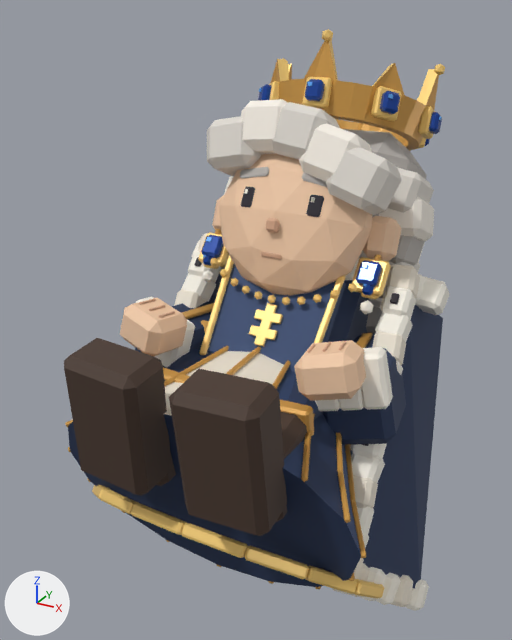
One commit to the Blender file src/game/models/castle/royals/queen.blend: the scene before it, then after it.
Camera for both pictures: a camera (50 mm lens) standing at (1.02, -1.78, 1.66) and looking at (-0.09, 0.24, 0.65). The lights are fixed; the arrows at lower left show +X, +Y and +Z. The older version comes first.

In view in the first picture: 'Indigo bodice front', 'Jeweled gold crown', 'Panelled bell gown', 'Royal animation rig - Dynasty fur tips', 'Royal animation rig - Dynasty gold edge', 'Royal animation rig - Dynasty midnight wool', 'Royal face', 'Royal head rig - Dynasty silver hair', 'Royal head rig - Dynasty white hair', 'Royal left leg rig - Dynasty dark leather', 'Royal right leg rig - Dynasty dark leather', 'right navy sleeve' and 36 more.
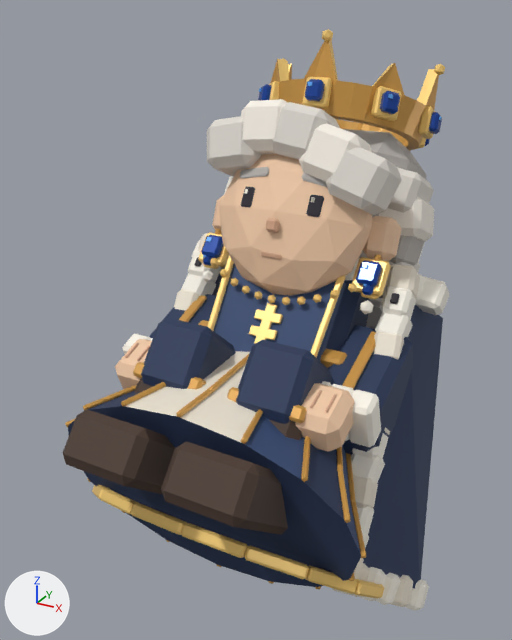
Not drawn themselves, but carrying or shaping drawn objects: ob_royal_left_leg_rig, ob_royal_right_leg_rig, ob_royal_left_arm_rig, ob_royal_right_arm_rig, ob_royal_left_knee, ob_royal_right_knee.

Where the change shows, as pixel boxes [x1, y1, x2, y2] in the pictures (512 x 640 px):
'Royal right leg rig - Dynasty dark leather', turned
    before: [169, 369, 307, 536]
    after: [161, 420, 302, 535]
'Royal left leg rig - Dynasty dark leather', turned
    before: [64, 338, 176, 496]
    after: [63, 378, 175, 494]
'right navy sleeve', turned
    before: [323, 334, 406, 445]
    after: [328, 325, 413, 455]
'Royal right hand', turned
    before: [294, 340, 366, 401]
    after: [296, 383, 355, 452]
'right trouser leg', turned
    before: [288, 378, 323, 419]
    after: [236, 340, 333, 424]
'left trouser leg', turned
    before: [167, 349, 211, 372]
    after: [141, 318, 236, 389]
'Royal left hand', turned
    before: [120, 298, 187, 356]
    after: [115, 339, 152, 390]
'Royal right arm rig - Dynasty fur tips', turned
    before: [315, 347, 393, 412]
    after: [321, 381, 381, 447]
'left navy sleeve', turned
    before: [135, 295, 216, 368]
    after: [149, 294, 216, 338]
'Royal left arm rig - Dynasty fur tips', turned (mostly hidden afterwards)
    before: [136, 296, 195, 368]
    after: [122, 334, 153, 354]
'right sleeve gold stripe', turned
    before: [356, 333, 373, 348]
    after: [342, 332, 376, 389]
'right boot gold cuff', turned
    before: [280, 400, 314, 436]
    after: [227, 387, 307, 424]
'left boot gold cuff', turned
    before: [163, 367, 190, 383]
    after: [133, 362, 206, 390]
'left sleeve gold stripe', turned
    before: [181, 303, 214, 319]
    after: [179, 295, 207, 322]
'Royal left hand - Dynasty skin', turned
    before: [139, 298, 175, 318]
    after: [125, 343, 150, 361]
'Royal right hand - Dynasty skin', turned
    before: [307, 341, 346, 353]
    after: [310, 390, 337, 412]

The change, as a list of edits to the scene's bpy script:
```text
Change ob_royal_left_leg_rig:
    ob_royal_left_leg_rig.rotation_euler: (-0.785, 0.0524, 0.0) -> (-1.571, 0.0, 0.0)  # degrees (-45, 3, 0) -> degrees (-90, 0, 0)
Change ob_royal_right_leg_rig:
    ob_royal_right_leg_rig.rotation_euler: (-0.785, -0.0524, 0.0) -> (-1.571, 0.0, 0.0)  # degrees (-45, -3, 0) -> degrees (-90, 0, 0)
Change ob_royal_left_arm_rig:
    ob_royal_left_arm_rig.rotation_euler: (-0.96, 0.297, 0.0) -> (-0.524, 0.0, 0.0)  # degrees (-55, 17, 0) -> degrees (-30, 0, 0)
Change ob_royal_right_arm_rig:
    ob_royal_right_arm_rig.rotation_euler: (-0.96, -0.297, 0.0) -> (-0.524, 0.0, 0.0)  # degrees (-55, -17, 0) -> degrees (-30, 0, 0)
Change ob_royal_left_knee:
    ob_royal_left_knee.rotation_euler: (0.0, 0.0, 0.0) -> (1.571, 0.0, 0.0)  # degrees (0, 0, 0) -> degrees (90, 0, 0)
Change ob_royal_right_knee:
    ob_royal_right_knee.rotation_euler: (0.0, 0.0, 0.0) -> (1.571, 0.0, 0.0)  # degrees (0, 0, 0) -> degrees (90, 0, 0)
```
